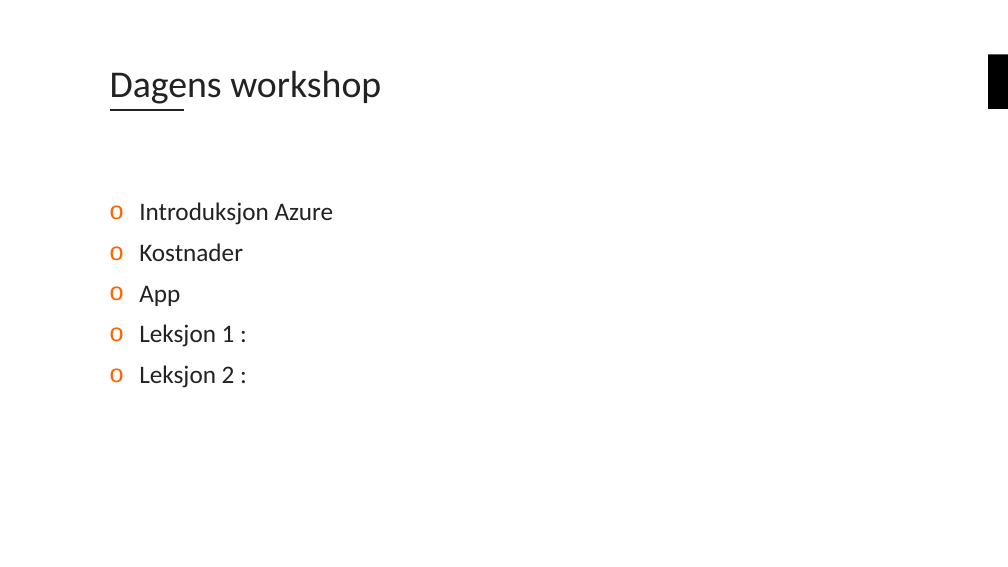
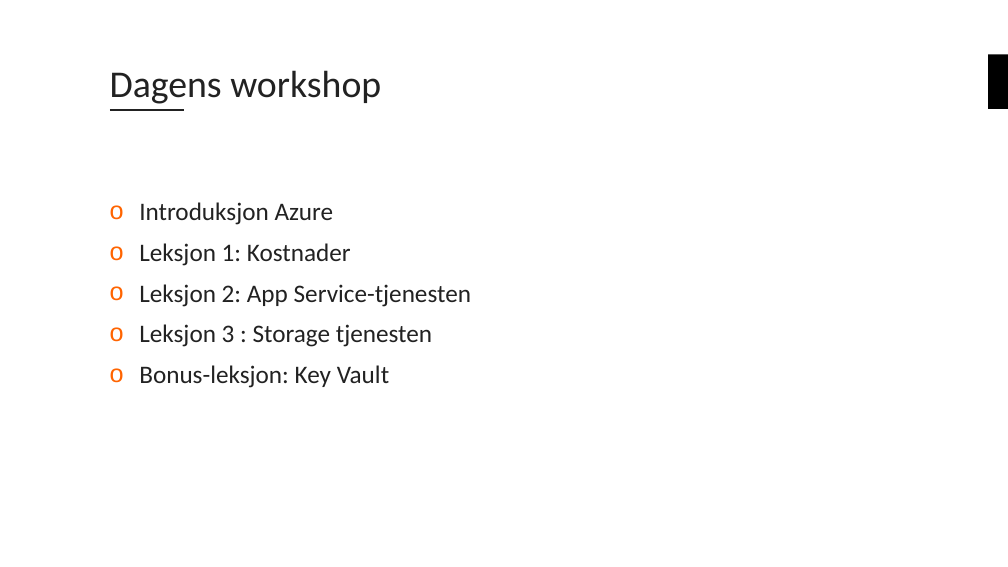
Before and after one commit to bouvet/azure-workshops, a slide deck: slide 4 of Workshop_1/Presentasjon/Azureskolen-Workshop#1.pptx. Drawn at 1008x567 pixels with LibreOffice and Linux fonts; fonts in the diff are those of the drawing; background and template pictures are left out. Boxes give left, top, right and bottom in pixels: in the first picture for what was removed or moved away, otherwise in the second. Text is boxed around its words. In the diff, an @@ line names an element or a change of style, - is before the commit and + after.

```diff
--- a/Workshop_1/Presentasjon/Azureskolen-Workshop#1.pptx
+++ b/Workshop_1/Presentasjon/Azureskolen-Workshop#1.pptx
@@ text at [139, 243, 471, 388]: text changed @@
-o Kostnader
-o App
-o Leksjon 1 :
-o Leksjon 2 :
+o Leksjon 1: Kostnader
+o Leksjon 2: App Service-tjenesten
+o Leksjon 3 : Storage tjenesten
+o Bonus-leksjon: Key Vault
```
Also in this commit, not shown: 9 other slides changed, 2 slides added, 1 slide removed.
